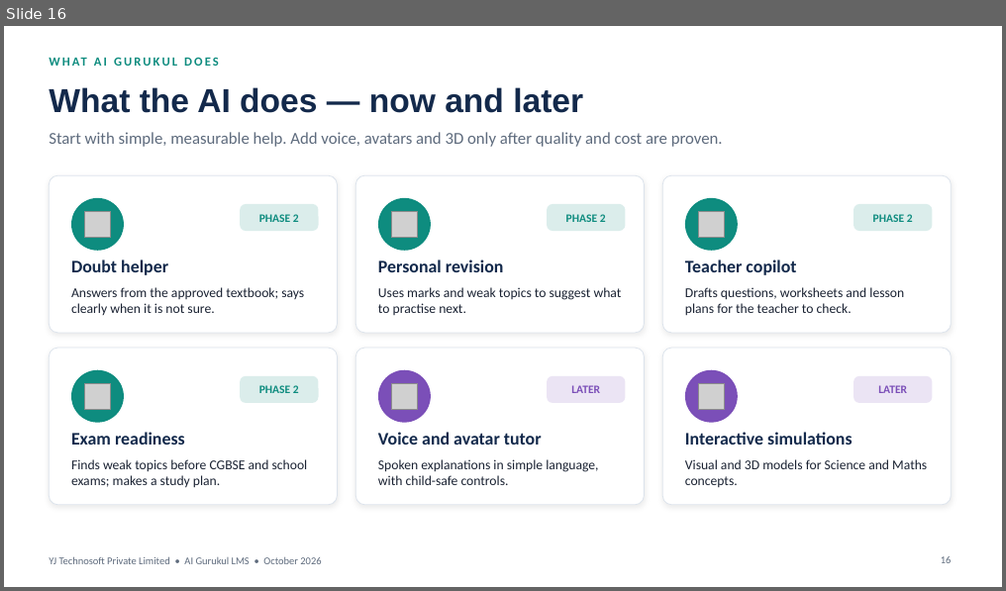
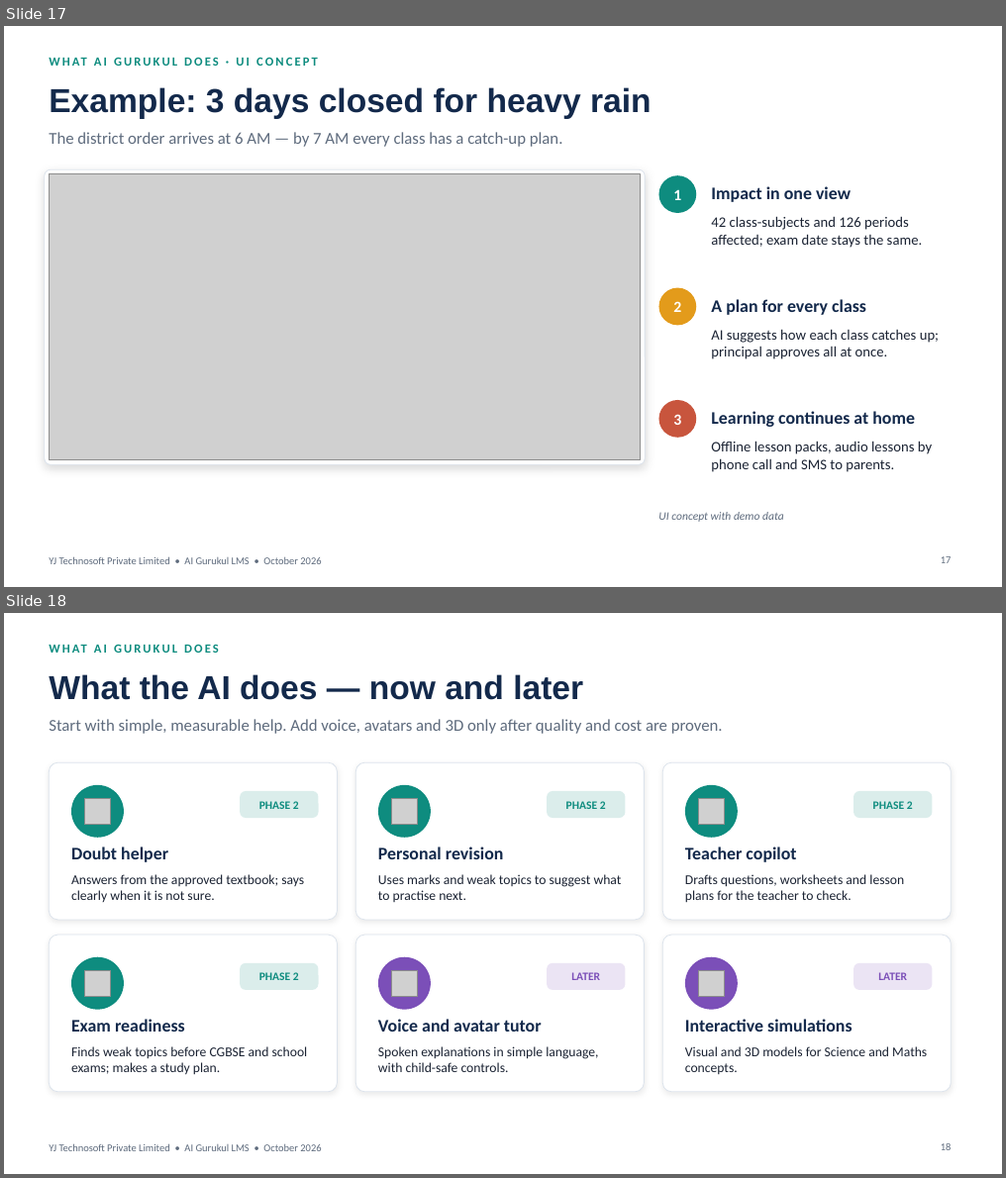
Before and after one commit to yatindradhurwe/yjtechnosoft, a slide deck: AI_Gurukul_Chhattisgarh_Edition.pptx. Shown one above the other, each under a label of ours: slide 16 before the commit, slides 17 and 18 after it. The pictures are 1006x591 and 1006x1178 pixels, drawn with LibreOffice and Linux fonts; fonts in the diff are those of the drawing; grey boxes stand for pictures. Boxes give left, top, right and bottom in pixels: in the first picture for what was removed or moved away, otherwise in the second. Text is boxed around its words. In the diff, an @@ line names an element or a change of style, - is before the commit and + after.

```diff
--- a/AI_Gurukul_Chhattisgarh_Edition.pptx
+++ b/AI_Gurukul_Chhattisgarh_Edition.pptx
@@ slide 17 added at bbox=[4, 26, 1002, 587], background #FFFFFF; not listed: 1 template element that a slide beside it also shows @@
@@ text added at bbox=[49, 50, 957, 73], 12 pt, text #0E8C7F, bold @@
+WHAT AI GURUKUL DOES · UI CONCEPT
@@ title added at bbox=[49, 87, 651, 119], 32 pt, text #13294B, bold @@
+Example: 3 days closed for heavy rain
@@ text added at bbox=[49, 132, 563, 147], 16 pt, text #5E6B7D @@
+The district order arrives at 6 AM — by 7 AM every class has a catch-up plan.
@@ rounded rectangle added at bbox=[45, 170, 645, 465], fill #FFFFFF, outline #DCE3EC 0.75 pt @@
@@ picture added at bbox=[49, 174, 641, 461] @@
@@ ellipse added at bbox=[659, 175, 696, 213], fill #0E8C7F @@
@@ text added at bbox=[673, 189, 681, 200], 15 pt, text #FFFFFF, bold @@
+1
@@ text added at bbox=[711, 186, 850, 202], 17 pt, text #13294B, bold @@
+Impact in one view
@@ text added at bbox=[711, 216, 923, 248], 14 pt, text #1B2333 @@
+42 class-subjects and 126 periods affected; exam date stays the same.
@@ ellipse added at bbox=[659, 288, 696, 325], fill #E39B1B @@
@@ text added at bbox=[673, 301, 681, 312], 15 pt, text #FFFFFF, bold @@
+2
@@ text added at bbox=[711, 299, 866, 315], 17 pt, text #13294B, bold @@
+A plan for every class
@@ text added at bbox=[711, 329, 939, 360], 14 pt, text #1B2333 @@
+AI suggests how each class catches up; principal approves all at once.
@@ ellipse added at bbox=[659, 400, 696, 438], fill #C8553D @@
@@ text added at bbox=[711, 411, 915, 427], 17 pt, text #13294B, bold @@
+Learning continues at home
@@ text added at bbox=[673, 414, 681, 425], 15 pt, text #FFFFFF, bold @@
+3
@@ text added at bbox=[711, 441, 932, 472], 14 pt, text #1B2333 @@
+Offline lesson packs, audio lessons by phone call and SMS to parents.
@@ text added at bbox=[658, 512, 784, 522], 11 pt, text #5E6B7D, italic @@
+UI concept with demo data
@@ page number added at bbox=[941, 557, 951, 564], 10 pt, text #5E6B7D @@
+17
@@ what was slide 16 is now slide 18 @@
```
Also in this commit, not shown: 1 slide changed, 6 other slides added, 2 other files.
